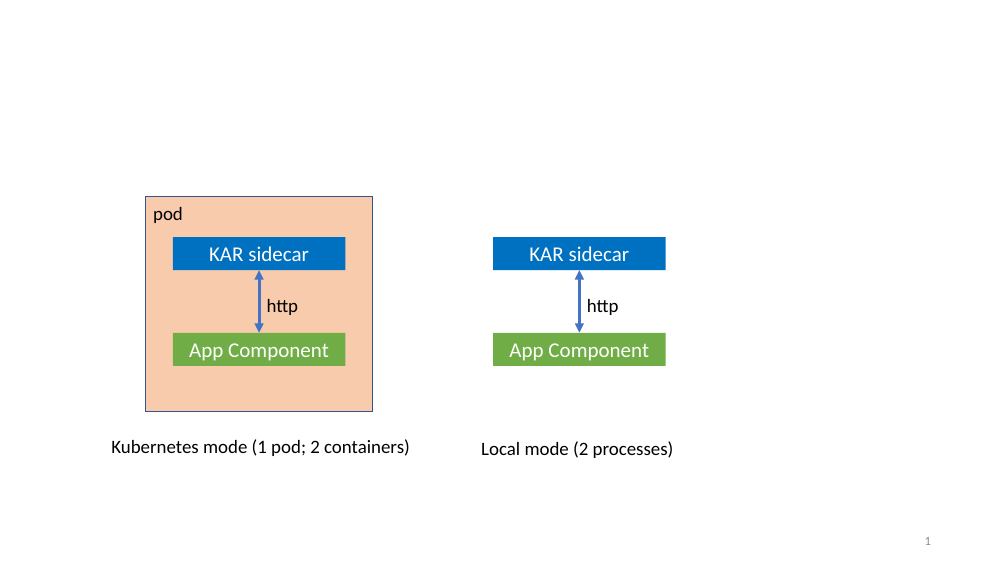
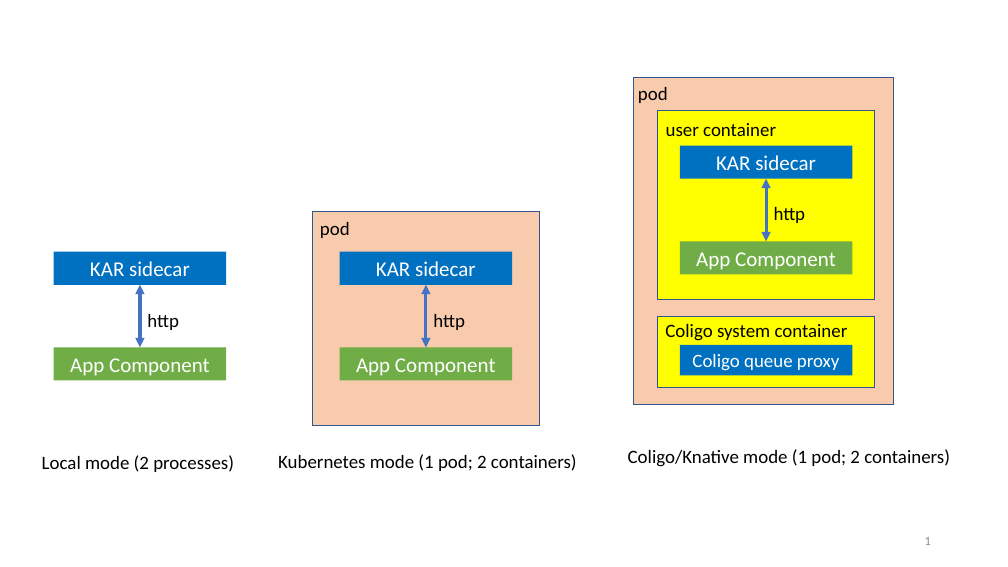
Before and after one commit to IBM/kar, a slide deck: slide 1 of docs/image-sources/kar-figures.pptx. Drawn at 1008x567 pixels with LibreOffice and Linux fonts; fonts in the diff are those of the drawing. Boxes give left, top, right and bottom in pixels: in the first picture for what was removed or moved away, otherwise in the second. Text is boxed around its words. In the diff, an @@ line names an element or a change of style, - is before the commit and + after.

```diff
--- a/docs/image-sources/kar-figures.pptx
+++ b/docs/image-sources/kar-figures.pptx
@@ 2 rectangles, 2 texts, 1 double arrow: place and size @@
-2 rectangles, 2 texts, 1 double arrow at (481,237,674,458)
+2 rectangles, 2 texts, 1 double arrow at (42,252,234,472)
@@ 3 rectangles, 2 texts, 1 double arrow: place and size @@
-3 rectangles, 2 texts, 1 double arrow at (111,197,410,456)
+3 rectangles, 2 texts, 1 double arrow at (278,212,577,471)
@@ group added at (634,78,894,405): 6 rectangles, 4 texts, 1 double arrow @@
+po
+App Component
+KAR sidecar
+http
+Coligo queue proxy
+pod
+user container
+Coligo system container
@@ text added at (628,449,950,467), 18 pt, text #000000 @@
+Coligo/Knative mode (1 pod; 2 containers)
```
Also in this commit, not shown: 1 other file.
